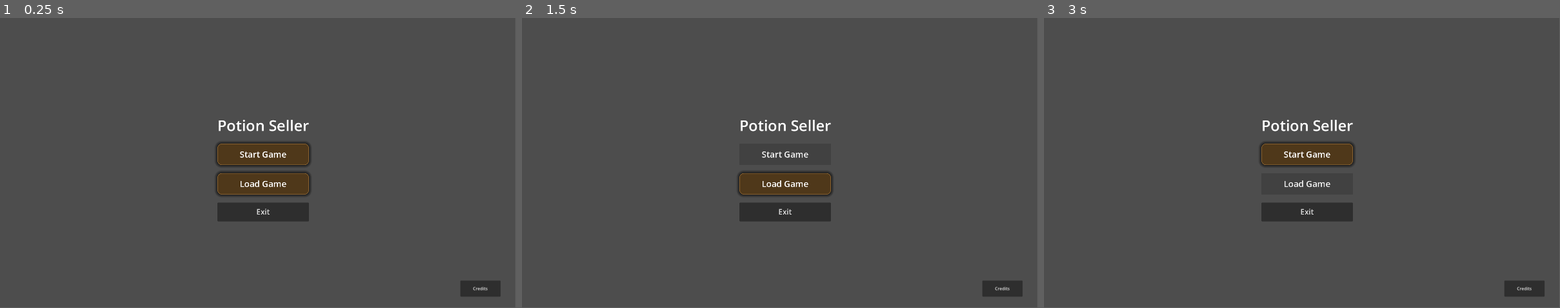
Above: before the commit, frames 1-3 (left to right).
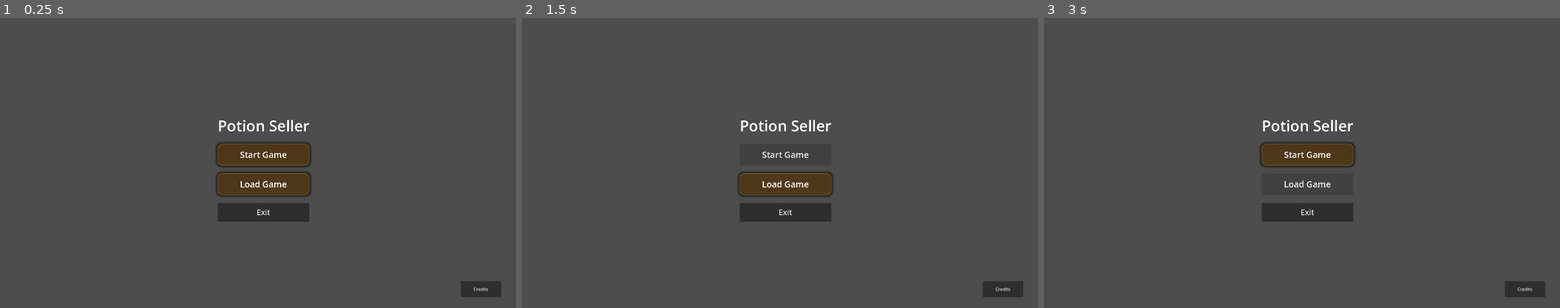
Above: after the commit, the same moments.

Repository: SuperNar3k/GameName-Game-Jam-2026
Game: Godot game, scene res://Scenes/main.tscn
Two runs of this game, one before a commit and one after it. Both use one fixed random seed, a clock stepped at 60 frames per second and the inputs below.
Inputs:
- Up to frame 1 (0.25 s): no input
- Up to frame 2 (1.5 s): click "Start Game" at 0.5 s; click "Start Game" at 1.25 s
- Up to frame 3 (3 s): click "Start Game" at 2 s; click "Load Game" at 2.75 s
In our replay, the window is 799x449 before the commit and 800x450 after it. These sizes can differ from the game's own. Grey fills any space a smaller window leaves; there, only what the larger window draws over its background counts as a difference.

The runs differ from the first frame. In frame 1, 0.7% of the frame differs, in the area x 42-98%, y 35-97%; in frame 2, 0.5%; in frame 3, 0.5%.

Commit message:
Options Started
Started making the options menu. Currently only have sound and display as the 2 selectable options(Sound is unfinished while display is working). Also set up a setting manager to keep track of current settings for the game.

Diff:
--- /dev/null
+++ b/gngj/Scenes/Options.tscn
@@ -0,0 +1,144 @@
+[gd_scene format=3 uid="uid://dftvnlc0al120"]
+
+[ext_resource type="Script" uid="uid://douhp86xf67kb" path="res://Scenes/options.gd" id="1_qqnya"]
+
+[node name="Options" type="Control" unique_id=953978234]
+layout_mode = 3
+anchors_preset = 15
+anchor_right = 1.0
+anchor_bottom = 1.0
+grow_horizontal = 2
+grow_vertical = 2
+script = ExtResource("1_qqnya")
+
+[node name="TabContainer" type="TabContainer" parent="." unique_id=501582258]
+layout_mode = 1
+anchors_preset = 15
+anchor_right = 1.0
+anchor_bottom = 1.0
+grow_horizontal = 2
+grow_vertical = 2
+current_tab = 0
+
+[node name="Sound" type="Control" parent="TabContainer" unique_id=284803208]
+layout_mode = 2
+metadata/_tab_index = 0
+
+[node name="MasterVolumeSlider" type="HSlider" parent="TabContainer/Sound" unique_id=1534316843]
+layout_mode = 0
+offset_left = 8.0
+offset_top = 48.0
+offset_right = 383.0
+offset_bottom = 64.0
+max_value = 1.0
+step = 0.01
+
+[node name="Label2" type="Label" parent="TabContainer/Sound/MasterVolumeSlider" unique_id=760731840]
+layout_mode = 0
+offset_left = 2.0
+offset_top = -26.0
+offset_right = 120.0
+offset_bottom = -3.0
+text = "Master Volume"
+
+[node name="Label" type="Label" parent="TabContainer/Sound/MasterVolumeSlider" unique_id=1280005323]
+layout_mode = 0
+offset_left = 382.0
+offset_top = -3.0
+offset_right = 423.0
+offset_bottom = 20.0
+
+[node name="CheckBox" type="CheckBox" parent="TabContainer/Sound/MasterVolumeSlider" unique_id=1577875153]
+layout_mode = 0
+offset_left = -4.0
+offset_top = 23.0
+offset_right = 65.0
+offset_bottom = 54.0
+text = "Mute"
+
+[node name="MusicVolumeSlider2" type="HSlider" parent="TabContainer/Sound" unique_id=164630622]
+layout_mode = 0
+offset_left = 8.0
+offset_top = 131.0
+offset_right = 383.0
+offset_bottom = 147.0
+max_value = 1.0
+step = 0.01
+
+[node name="Label2" type="Label" parent="TabContainer/Sound/MusicVolumeSlider2" unique_id=1339506358]
+layout_mode = 0
+offset_left = 2.0
+offset_top = -26.0
+offset_right = 120.0
+offset_bottom = -3.0
+text = "Music Volume"
+
+[node name="Label" type="Label" parent="TabContainer/Sound/MusicVolumeSlider2" unique_id=981773510]
+layout_mode = 0
+offset_left = 382.0
+offset_top = -3.0
+offset_right = 423.0
+offset_bottom = 20.0
+
+[node name="CheckBox" type="CheckBox" parent="TabContainer/Sound/MusicVolumeSlider2" unique_id=1061323178]
+layout_mode = 0
+offset_left = -4.0
+offset_top = 23.0
+offset_right = 65.0
+offset_bottom = 54.0
+text = "Mute"
+
+[node name="SFXVolumeSlider3" type="HSlider" parent="TabContainer/Sound" unique_id=1403234561]
+layout_mode = 0
+offset_left = 8.0
+offset_top = 217.0
+offset_right = 383.0
+offset_bottom = 233.0
+max_value = 1.0
+step = 0.01
+
+[node name="Label2" type="Label" parent="TabContainer/Sound/SFXVolumeSlider3" unique_id=1508164745]
+layout_mode = 0
+offset_left = 2.0
+offset_top = -26.0
+offset_right = 120.0
+offset_bottom = -3.0
+text = "SFXVolume"
+
+[node name="Label" type="Label" parent="TabContainer/Sound/SFXVolumeSlider3" unique_id=590274517]
+layout_mode = 0
+offset_left = 382.0
+offset_top = -3.0
+offset_right = 423.0
+offset_bottom = 20.0
+
+[node name="CheckBox" type="CheckBox" parent="TabContainer/Sound/SFXVolumeSlider3" unique_id=1554386085]
+layout_mode = 0
+offset_left = -4.0
+offset_top = 23.0
+offset_right = 65.0
+offset_bottom = 54.0
+text = "Mute"
+
+[node name="Display" type="Control" parent="TabContainer" unique_id=1858137335]
+visible = false
+layout_mode = 2
+metadata/_tab_index = 1
+
+[node name="Resolutions" type="OptionButton" parent="TabContainer/Display" unique_id=262572108]
+layout_mode = 0
+offset_right = 32.0
+offset_bottom = 20.0
+selected = 0
+item_count = 3
+popup/item_0/text = "1920 x 1080"
+popup/item_0/id = 2
+popup/item_1/text = "1600 x 900"
+popup/item_1/id = 1
+popup/item_2/text = "1280 x 720"
+popup/item_2/id = 0
+
+[connection signal="value_changed" from="TabContainer/Sound/MasterVolumeSlider" to="." method="_on_master_value_changed"]
+[connection signal="value_changed" from="TabContainer/Sound/MusicVolumeSlider2" to="." method="_on_master_value_changed"]
+[connection signal="value_changed" from="TabContainer/Sound/SFXVolumeSlider3" to="." method="_on_master_value_changed"]
+[connection signal="item_selected" from="TabContainer/Display/Resolutions" to="." method="_on_resolutions_item_selected"]
--- /dev/null
+++ b/gngj/Scenes/options.gd
@@ -0,0 +1,35 @@
+extends Control
+
+
+# Called when the node enters the scene tree for the first time.
+func _ready() -> void:
+	$TabContainer/Sound/MasterVolumeSlider.value = SettingsManager.settings.master_volume
+	$TabContainer/Sound/MasterVolumeSlider/Label.text = "%d%%" % int(round(SettingsManager.settings.master_volume * 100))
+
+
+# Called every frame. 'delta' is the elapsed time since the previous frame.
+func _process(delta: float) -> void:
+	$TabContainer/Sound/MasterVolumeSlider/Label.text = "%d%%" % int(round(SettingsManager.settings.master_volume * 100))
+
+#Change master volume
+func _on_master_value_changed(value: float):
+	SettingsManager.settings.master_volume = value
+	SettingsManager.apply_all()
+	SettingsManager.save_settings()
+
+#Change resolution of the game
+func _on_resolutions_item_selected(index: int):
+	match index:
+		0:
+			SettingsManager.settings.resolution = Vector2i(1920,1080)
+			SettingsManager.apply_all()
+			SettingsManager.save_settings()
+		1:
+			SettingsManager.settings.resolution = Vector2i(1600,900)
+			SettingsManager.apply_all()
+			SettingsManager.save_settings()
+
+		2:
+			SettingsManager.settings.resolution = Vector2i(1280,720)
+			SettingsManager.apply_all()
+			SettingsManager.save_settings()
--- /dev/null
+++ b/gngj/Scripts/setting_manager.gd
@@ -0,0 +1,34 @@
+extends Node
+#Setting variables to be called by the game
+var settings = {
+	"master_volume": 1.0,
+	"music_volume": 1.0,
+	"sfx_volume": 1.0,
+	"fullscreen": false,
+	"resolution": Vector2i(1920,1080)
+}
+
+#On start loads last saved settings
+func _ready() -> void:
+	load_settings()
+	apply_all()
+
+#Appliess current settings
+func apply_all():
+	AudioServer.set_bus_volume_db(AudioServer.get_bus_index("Master"), linear_to_db(settings.master_volume))
+	DisplayServer.window_set_mode(DisplayServer.WINDOW_MODE_FULLSCREEN if settings.fullscreen else DisplayServer.WINDOW_MODE_WINDOWED)
+	DisplayServer.window_set_size(settings.resolution)
+
+#Saves settings
+func save_settings():
+	var config = ConfigFile.new()
+	for key in settings:
+		config.set_value("settings", key, settings[key])
+	config.save("user://settings.cfg")
+
+#Loads current settings
+func load_settings():
+	var config = ConfigFile.new()
+	if config.load("user://setings.cfg") == OK:
+		for key in settings:
+			settings[key] = config.get_value("settings", key, settings[key])
--- a/gngj/project.godot
+++ b/gngj/project.godot
@@ -15,10 +15,16 @@
 config/features=PackedStringArray("4.6", "GL Compatibility")
 config/icon="res://icon.svg"
 
+[autoload]
+
+SettingsManager="*uid://dvay4lmhnucxm"
+
 [display]
 
 window/size/viewport_width=1920
 window/size/viewport_height=1080
+window/subwindows/embed_subwindows=false
+window/stretch/mode="viewport"
 
 [physics]
 
Not shown, added: gngj/Scenes/options.gd.uid
Not shown, added: gngj/Scripts/setting_manager.gd.uid
